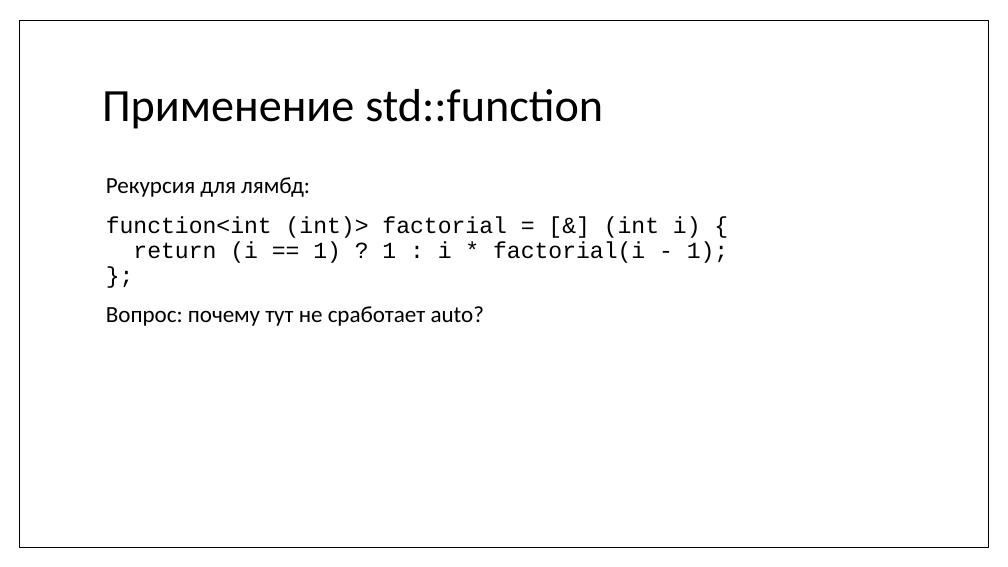
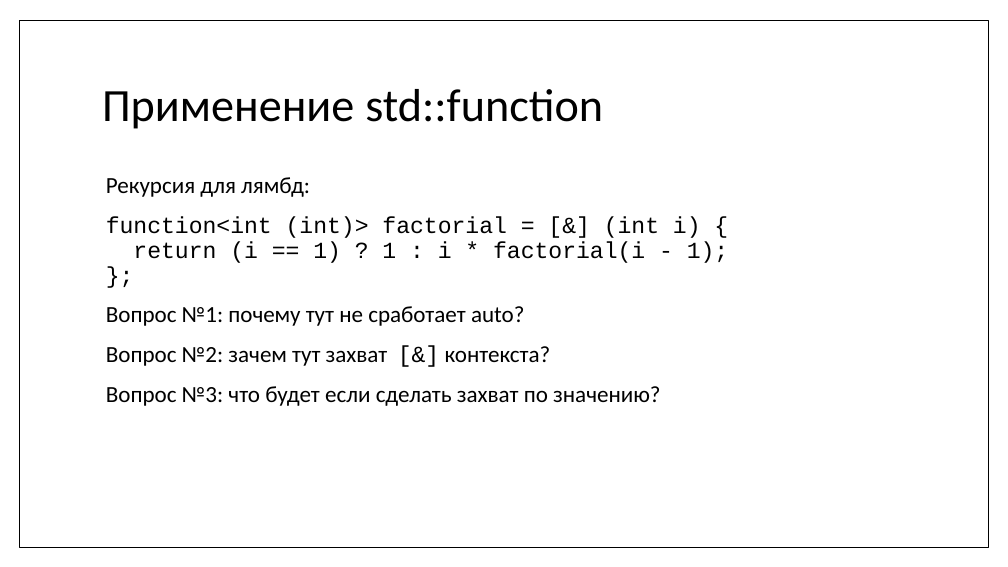
Before and after one commit to MIPT-ILab/cpp-lects-rus, a slide deck: slide 48 of slides/lec2-7-lambdas.pptx (slide 47 before the commit). Drawn at 1008x567 pixels with LibreOffice and Linux fonts; fonts in the diff are those of the drawing. Boxes give left, top, right and bottom in pixels: in the first picture for what was removed or moved away, otherwise in the second. Text is boxed around its words. In the diff, an @@ line names an element or a change of style, - is before the commit and + after.

```diff
--- a/slides/lec2-7-lambdas.pptx
+++ b/slides/lec2-7-lambdas.pptx
@@ text at <box>106,306,660,406</box>: text changed @@
-Вопрос: почему тут не сработает auto?
+Вопрос №1: почему тут не сработает auto?
+Вопрос №2: зачем тут захват [&] контекста?
+Вопрос №3: что будет если сделать захват по значению?
```
Also in this commit, not shown: 5 other slides changed, 10 slides added, 10 other files.
